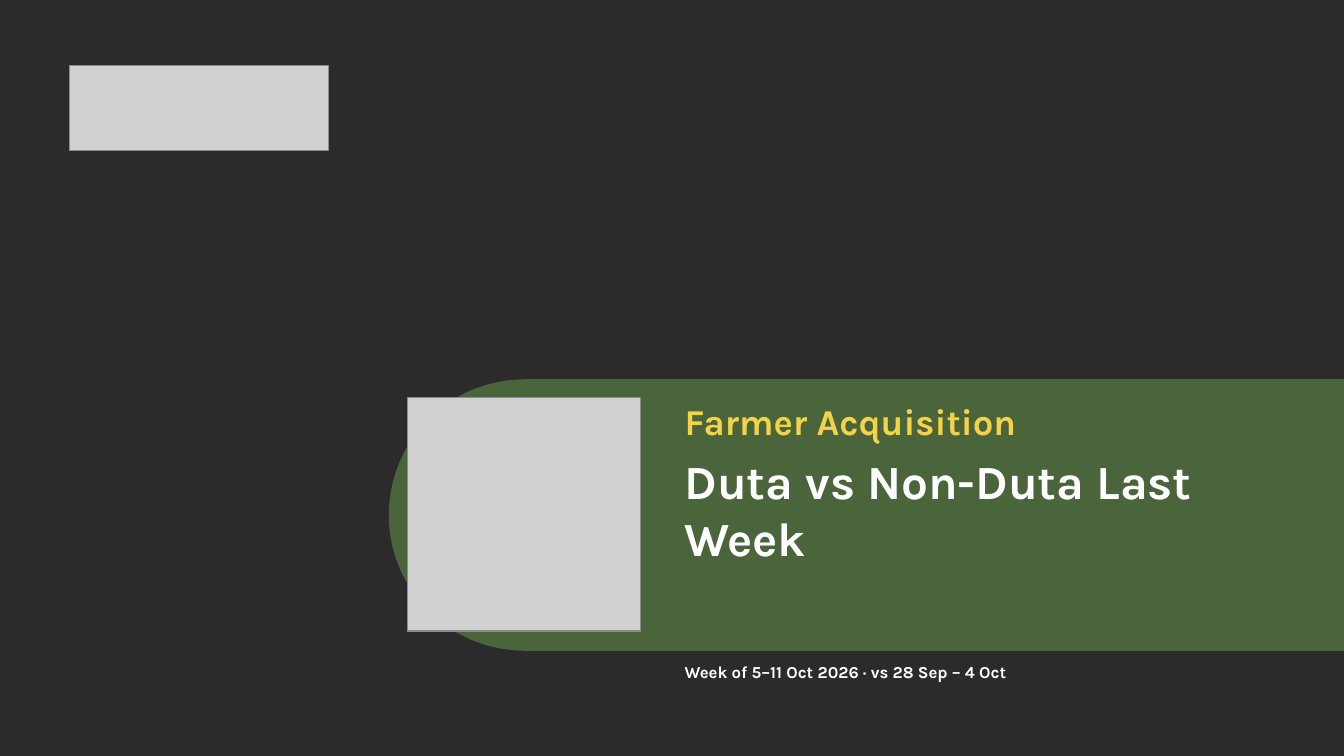
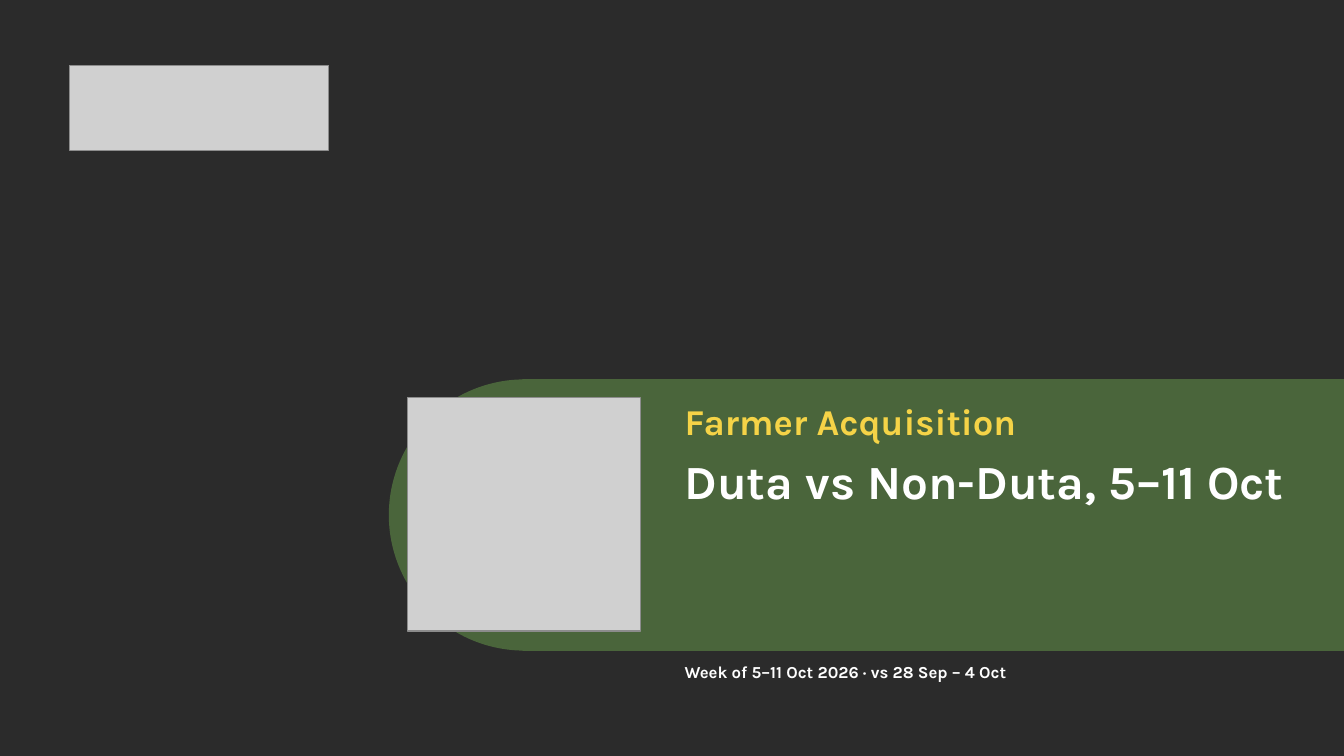
Before and after one commit to wahyu-sawitpro/analisa-claude, a slide deck: slide 1 of deck/output/Farmer Acquisition 5-11 Oct 2026.pptx. Drawn at 1344x756 pixels with LibreOffice and Linux fonts; fonts in the diff are those of the drawing; grey boxes stand for pictures; background and template pictures are left out; a plain dark background stands for a picture behind light text. Boxes give left, top, right and bottom in pixels: in the first picture for what was removed or moved away, otherwise in the second. Text is boxed around its words. In the diff, an @@ line names an element or a change of style, - is before the commit and + after.

```diff
--- a/deck/output/Farmer Acquisition 5-11 Oct 2026.pptx
+++ b/deck/output/Farmer Acquisition 5-11 Oct 2026.pptx
@@ text at box(685, 467, 1283, 506): text changed @@
-Duta vs Non-Duta Last Week
+Duta vs Non-Duta, 5–11 Oct
```
Also in this commit, not shown: 5 other files.
